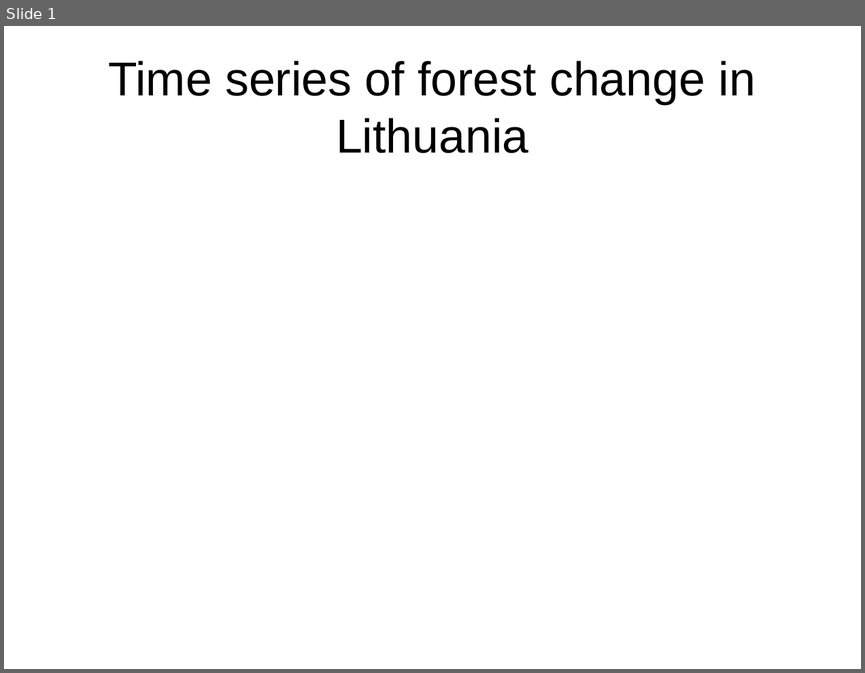
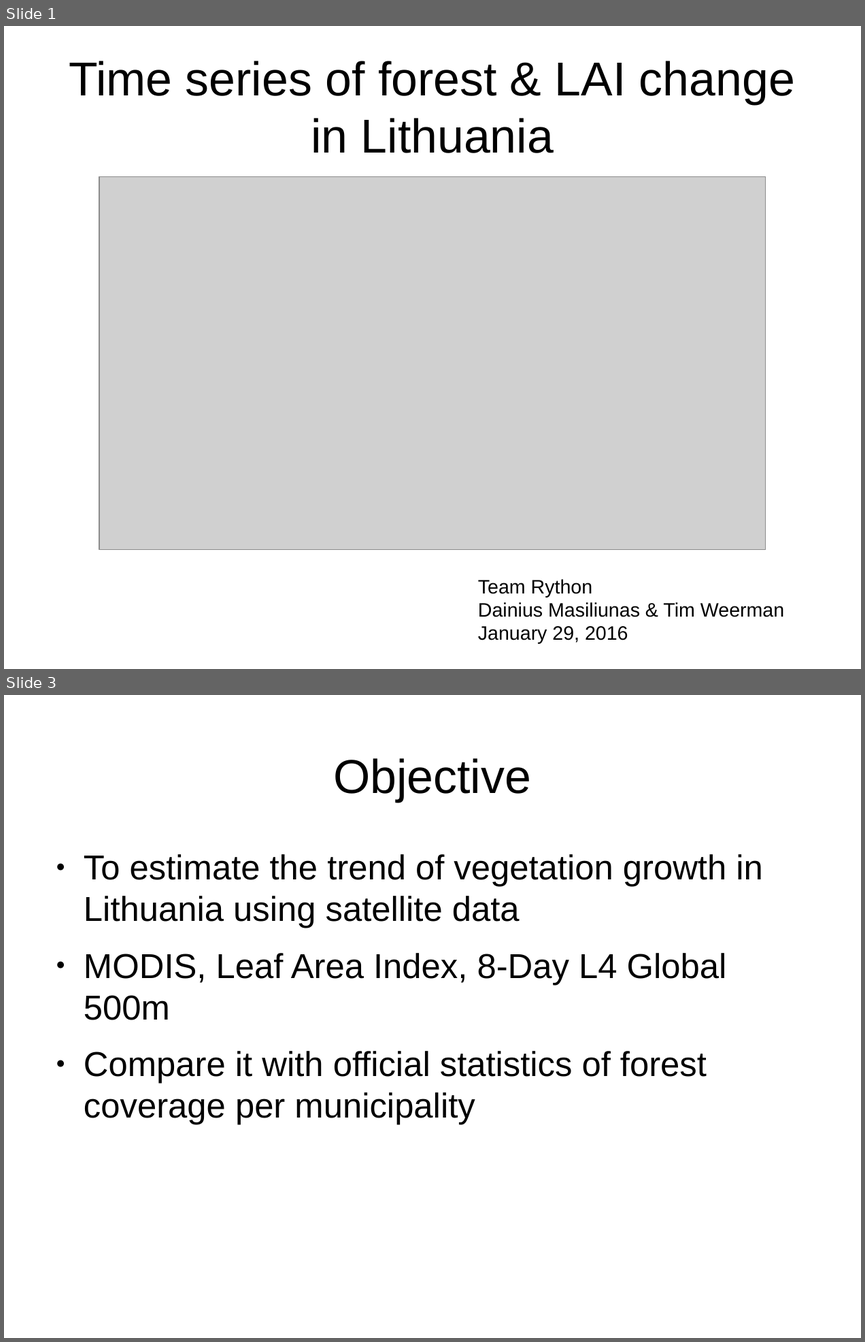
Before and after one commit to GreatEmerald/geoscripting, a slide deck: Project/Presentation/Project presentation.odp. Shown one above the other, each under a label of ours: slide 1 before the commit, slides 1 and 3 after it; the slides between them are not shown. The pictures are 865x673 and 865x1342 pixels, drawn with LibreOffice and Linux fonts; fonts in the diff are those of the drawing; grey boxes stand for pictures. Boxes give left, top, right and bottom in pixels: in the first picture for what was removed or moved away, otherwise in the second. Text is boxed around its words. In the diff, an @@ line names an element or a change of style, - is before the commit and + after.

```diff
--- a/Project/Presentation/Project presentation.odp
+++ b/Project/Presentation/Project presentation.odp
@@ slide 3 added at <box>4,695,861,1338</box>, background #FFFFFF @@
@@ title added at <box>333,758,531,802</box>, 44 pt, text #000000 @@
+Objective
@@ text added at <box>84,854,763,1125</box>, 32 pt, text #000000 @@
+● To estimate the trend of vegetation growth in Lithuania using satellite data
+● MODIS, Leaf Area Index, 8-Day L4 Global 500m
+● Compare it with official statistics of forest coverage per municipality
@@ slide 1 changed as well @@
@@ title at <box>69,61,795,153</box>: text changed @@
-Time series of forest change in Lithuania
+Time series of forest & LAI change in Lithuania
@@ picture added at <box>99,176,765,548</box> @@
@@ text added at <box>478,579,784,643</box>, 18 pt, text #000000 @@
+Team Rython
+Dainius Masiliunas & Tim Weerman
+January 29, 2016
```
Also in this commit, not shown: 8 other slides added, 3 slides removed, 1 other file.
